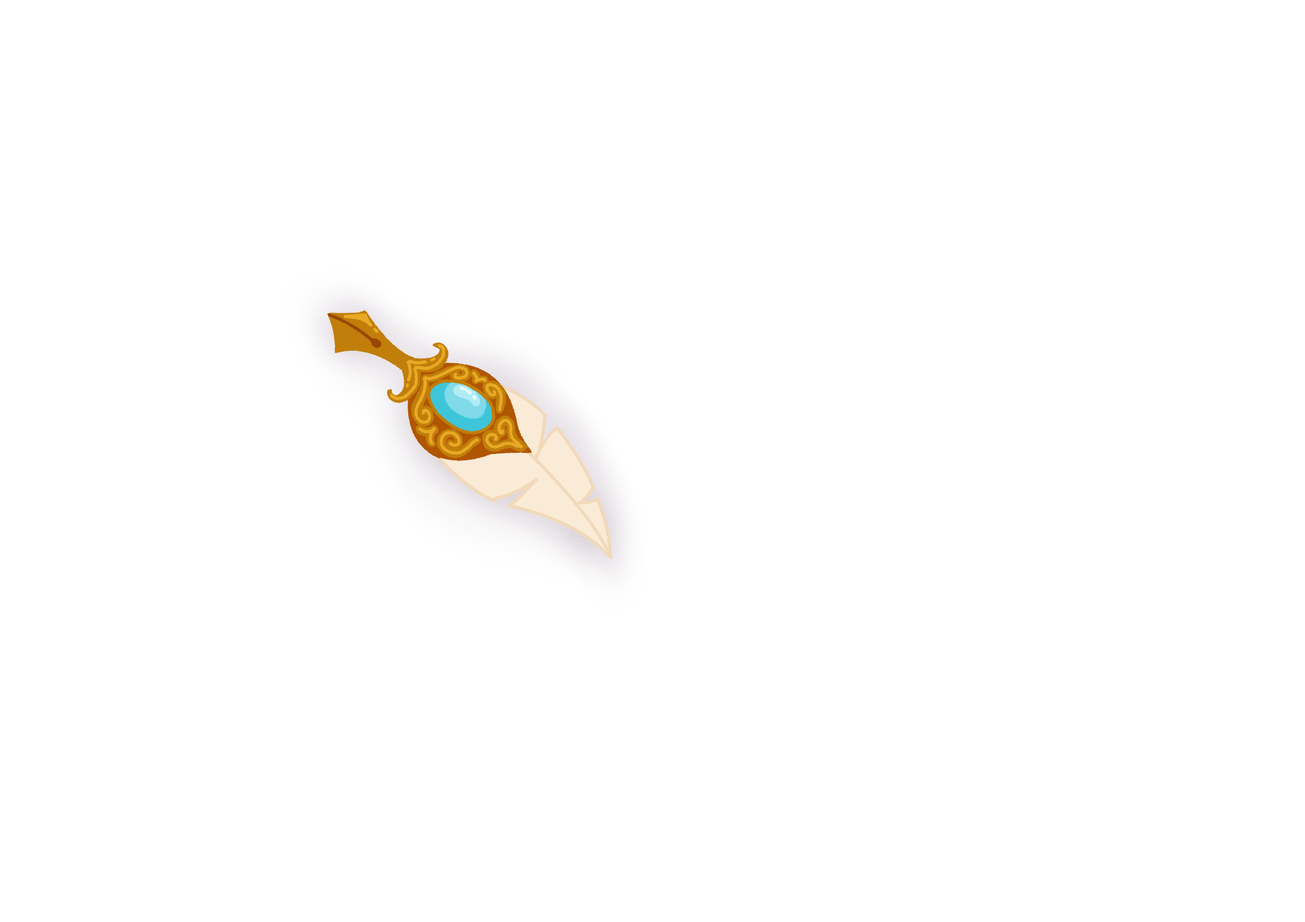
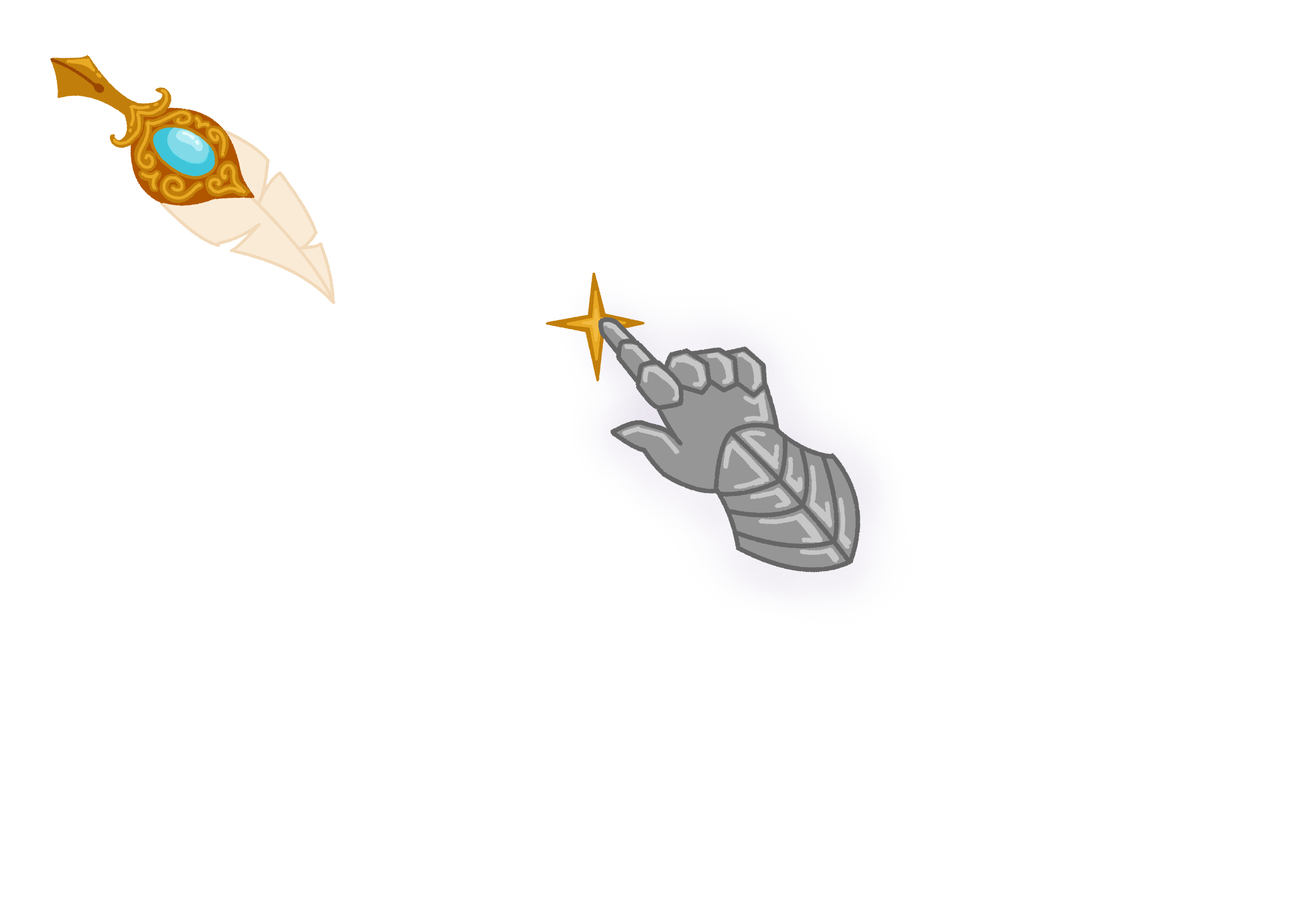
Before/after of a 1305x922 layered artwork. What changed in the layer stack:
added layer "Paint Layer 3" above "Paint Layer 5" over (595, 309, 881, 596)
added layer "Paint Layer 5" above "Paint Layer 4" over (595, 309, 857, 596)
added layer "Paint Layer 4" above "Paint Layer 6" over (595, 309, 857, 572)
added layer "Paint Layer 6" above "Paint Layer 2" over (523, 272, 901, 617)
painted on "quill" over (49, 54, 643, 596)
hid "glow", painted on it over (49, 54, 691, 602)
